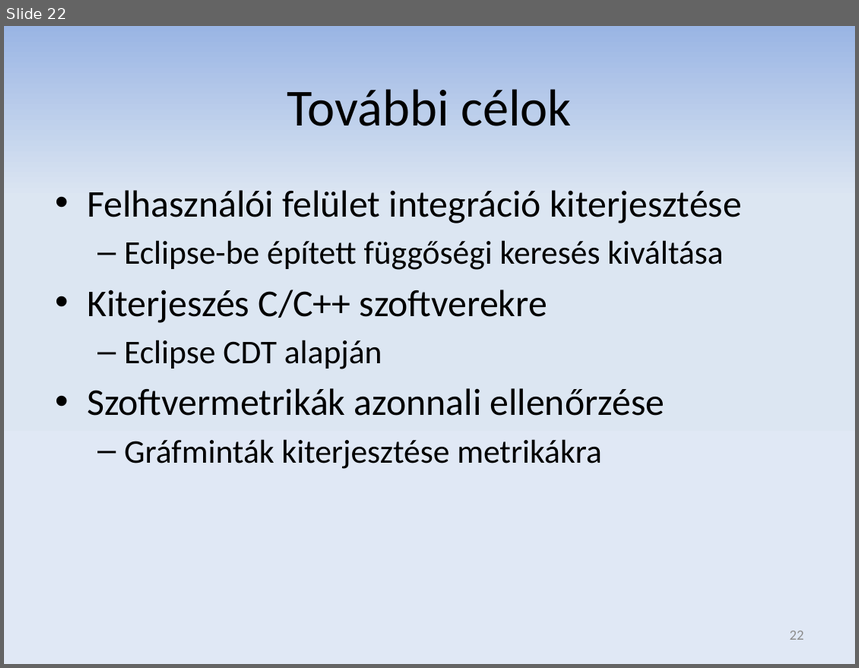
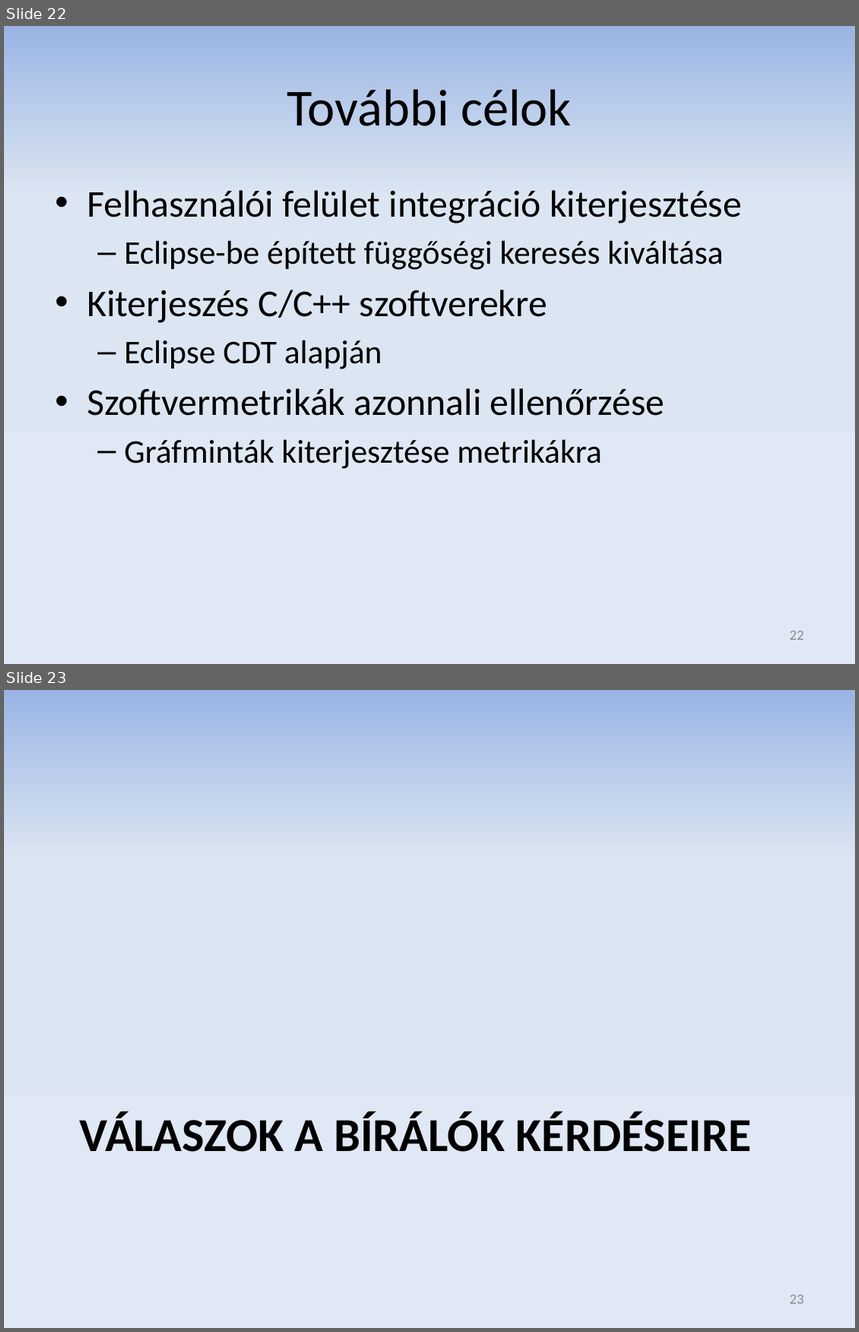
Before and after one commit to donat/incquery-deps, a slide deck: incquery-deps-documentation/presentation/tdk_pres_hu_v3.pptx. Shown one above the other, each under a label of ours: slide 22 before the commit, slides 22 and 23 after it. The pictures are 859x668 and 859x1332 pixels, drawn with LibreOffice and Linux fonts; fonts in the diff are those of the drawing. Boxes give left, top, right and bottom in pixels: in the first picture for what was removed or moved away, otherwise in the second. Text is boxed around its words. In the diff, an @@ line names an element or a change of style, - is before the commit and + after.

```diff
--- a/incquery-deps-documentation/presentation/tdk_pres_hu_v3.pptx
+++ b/incquery-deps-documentation/presentation/tdk_pres_hu_v3.pptx
@@ slide 23 added at (4,690,855,1328), background gradient #9AB5E4 to #DCE6F2 to #E1E8F5 @@
@@ title added at (80,1112,752,1152), 40 pt, text #000000, bold @@
+VÁLASZOK A BÍRÁLÓK KÉRDÉSEIRE
@@ page number added at (790,1295,804,1304), 12 pt, text #8C8C8C @@
+23
```
Also in this commit, not shown: 8 slides changed, 3 other slides added.
